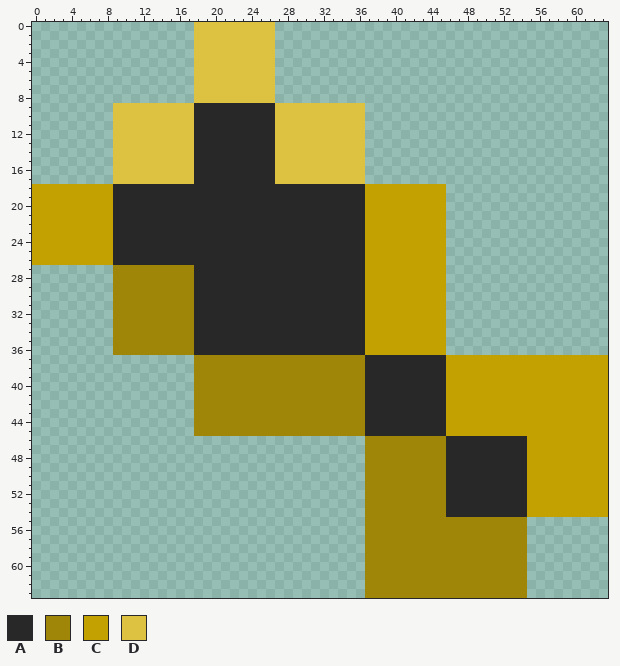
File history of a pixel-art sprite, assets/jmmf/textures/nutritionbook/full_saturation.png. That is the earlier state.
The file is 64x64 pixels.
Palette (. is transparent): A #282828  B #9f8609  C #c2a100  D #ddc241
Pixels before (only the part around the change), first column x 0:
 0 ..................DDDDDDDDD.....................................
 1 ..................DDDDDDDDD.....................................
 2 ..................DDDDDDDDD.....................................
 3 ..................DDDDDDDDD.....................................
 4 ..................DDDDDDDDD.....................................
 5 ..................DDDDDDDDD.....................................
 6 ..................DDDDDDDDD.....................................
 7 ..................DDDDDDDDD.....................................
 8 ..................DDDDDDDDD.....................................
 9 .........DDDDDDDDDAAAAAAAAADDDDDDDDDD...........................
10 .........DDDDDDDDDAAAAAAAAADDDDDDDDDD...........................
11 .........DDDDDDDDDAAAAAAAAADDDDDDDDDD...........................
12 .........DDDDDDDDDAAAAAAAAADDDDDDDDDD...........................
13 .........DDDDDDDDDAAAAAAAAADDDDDDDDDD...........................
14 .........DDDDDDDDDAAAAAAAAADDDDDDDDDD...........................
15 .........DDDDDDDDDAAAAAAAAADDDDDDDDDD...........................
16 .........DDDDDDDDDAAAAAAAAADDDDDDDDDD...........................
17 .........DDDDDDDDDAAAAAAAAADDDDDDDDDD...........................
18 CCCCCCCCCAAAAAAAAAAAAAAAAAAAAAAAAAAAACCCCCCCCC..................
19 CCCCCCCCCAAAAAAAAAAAAAAAAAAAAAAAAAAAACCCCCCCCC..................
20 CCCCCCCCCAAAAAAAAAAAAAAAAAAAAAAAAAAAACCCCCCCCC..................
21 CCCCCCCCCAAAAAAAAAAAAAAAAAAAAAAAAAAAACCCCCCCCC..................
22 CCCCCCCCCAAAAAAAAAAAAAAAAAAAAAAAAAAAACCCCCCCCC..................
23 CCCCCCCCCAAAAAAAAAAAAAAAAAAAAAAAAAAAACCCCCCCCC..................
24 CCCCCCCCCAAAAAAAAAAAAAAAAAAAAAAAAAAAACCCCCCCCC..................
25 CCCCCCCCCAAAAAAAAAAAAAAAAAAAAAAAAAAAACCCCCCCCC..................
26 CCCCCCCCCAAAAAAAAAAAAAAAAAAAAAAAAAAAACCCCCCCCC..................
27 .........BBBBBBBBBAAAAAAAAAAAAAAAAAAACCCCCCCCC..................
28 .........BBBBBBBBBAAAAAAAAAAAAAAAAAAACCCCCCCCC..................
29 .........BBBBBBBBBAAAAAAAAAAAAAAAAAAACCCCCCCCC..................
30 .........BBBBBBBBBAAAAAAAAAAAAAAAAAAACCCCCCCCC..................
31 .........BBBBBBBBBAAAAAAAAAAAAAAAAAAACCCCCCCCC..................
32 .........BBBBBBBBBAAAAAAAAAAAAAAAAAAACCCCCCCCC..................
33 .........BBBBBBBBBAAAAAAAAAAAAAAAAAAACCCCCCCCC..................
34 .........BBBBBBBBBAAAAAAAAAAAAAAAAAAACCCCCCCCC..................
35 .........BBBBBBBBBAAAAAAAAAAAAAAAAAAACCCCCCCCC..................
36 .........BBBBBBBBBAAAAAAAAAAAAAAAAAAACCCCCCCCC..................
37 ..................BBBBBBBBBBBBBBBBBBBAAAAAAAAACCCCCCCCCCCCCCCCCC
38 ..................BBBBBBBBBBBBBBBBBBBAAAAAAAAACCCCCCCCCCCCCCCCCC
39 ..................BBBBBBBBBBBBBBBBBBBAAAAAAAAACCCCCCCCCCCCCCCCCC
40 ..................BBBBBBBBBBBBBBBBBBBAAAAAAAAACCCCCCCCCCCCCCCCCC
41 ..................BBBBBBBBBBBBBBBBBBBAAAAAAAAACCCCCCCCCCCCCCCCCC
42 ..................BBBBBBBBBBBBBBBBBBBAAAAAAAAACCCCCCCCCCCCCCCCCC
43 ..................BBBBBBBBBBBBBBBBBBBAAAAAAAAACCCCCCCCCCCCCCCCCC
44 ..................BBBBBBBBBBBBBBBBBBBAAAAAAAAACCCCCCCCCCCCCCCCCC
45 ..................BBBBBBBBBBBBBBBBBBBAAAAAAAAACCCCCCCCCCCCCCCCCC
46 .....................................BBBBBBBBBAAAAAAAAACCCCCCCCC
47 .....................................BBBBBBBBBAAAAAAAAACCCCCCCCC
48 .....................................BBBBBBBBBAAAAAAAAACCCCCCCCC
49 .....................................BBBBBBBBBAAAAAAAAACCCCCCCCC
50 .....................................BBBBBBBBBAAAAAAAAACCCCCCCCC
51 .....................................BBBBBBBBBAAAAAAAAACCCCCCCCC
52 .....................................BBBBBBBBBAAAAAAAAACCCCCCCCC
53 .....................................BBBBBBBBBAAAAAAAAACCCCCCCCC
54 .....................................BBBBBBBBBAAAAAAAAACCCCCCCCC
55 .....................................BBBBBBBBBBBBBBBBBB.........
56 .....................................BBBBBBBBBBBBBBBBBB.........
57 .....................................BBBBBBBBBBBBBBBBBB.........
58 .....................................BBBBBBBBBBBBBBBBBB.........
59 .....................................BBBBBBBBBBBBBBBBBB.........
60 .....................................BBBBBBBBBBBBBBBBBB.........
61 .....................................BBBBBBBBBBBBBBBBBB.........
62 .....................................BBBBBBBBBBBBBBBBBB.........
63 .....................................BBBBBBBBBBBBBBBBBB.........
Once edited:
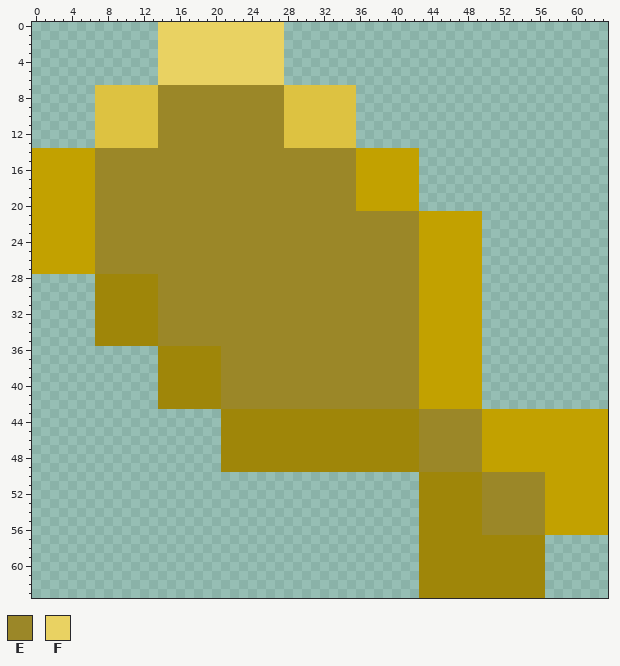
Colours new in this view: E #9b8728  F #e9d262
Edits made:
Changed rows in their new state; - is an unchanged pixel.
first column x 0:
 0 --------------FFFFFFFFFFFFFF------------------------------------
 1 --------------FFFFFFFFFFFFFF------------------------------------
 2 --------------FFFFFFFFFFFFFF------------------------------------
 3 --------------FFFFFFFFFFFFFF------------------------------------
 4 --------------FFFFFFFFFFFFFF------------------------------------
 5 --------------FFFFFFFFFFFFFF------------------------------------
 6 --------------FFFFFFFFFFFFFF------------------------------------
 7 -------DDDDDDDEEEEEEEEEEEEEEDDDDDDDD----------------------------
 8 -------DDDDDDDEEEEEEEEEEEEEEDDDDDDDD----------------------------
 9 -------DD-----EEEEEEEEEEEEEE--------.---------------------------
10 -------DD-----EEEEEEEEEEEEEE--------.---------------------------
11 -------DD-----EEEEEEEEEEEEEE--------.---------------------------
12 -------DD-----EEEEEEEEEEEEEE--------.---------------------------
13 -------DD-----EEEEEEEEEEEEEE--------.---------------------------
14 CCCCCCCEEEEEEEEEEEEEEEEEEEEEEEEEEEEECCCCCCC---------------------
15 CCCCCCCEEEEEEEEEEEEEEEEEEEEEEEEEEEEECCCCCCC---------------------
16 CCCCCCCEEEEEEEEEEEEEEEEEEEEEEEEEEEEECCCCCCC---------------------
17 CCCCCCCEEEEEEEEEEEEEEEEEEEEEEEEEEEEECCCCCCC---------------------
18 -------EEEEEEEEEEEEEEEEEEEEEEEEEEEEEC------...------------------
19 -------EEEEEEEEEEEEEEEEEEEEEEEEEEEEEC------...------------------
20 -------EEEEEEEEEEEEEEEEEEEEEEEEEEEEEC------...------------------
21 -------EEEEEEEEEEEEEEEEEEEEEEEEEEEEEEEEEEEE---CCCC--------------
22 -------EEEEEEEEEEEEEEEEEEEEEEEEEEEEEEEEEEEE---CCCC--------------
23 -------EEEEEEEEEEEEEEEEEEEEEEEEEEEEEEEEEEEE---CCCC--------------
24 -------EEEEEEEEEEEEEEEEEEEEEEEEEEEEEEEEEEEE---CCCC--------------
25 -------EEEEEEEEEEEEEEEEEEEEEEEEEEEEEEEEEEEE---CCCC--------------
26 -------EEEEEEEEEEEEEEEEEEEEEEEEEEEEEEEEEEEE---CCCC--------------
27 CCCCCCCEEEEEEEEEEEEEEEEEEEEEEEEEEEEEEEEEEEE---CCCC--------------
28 -------BB-----EEEEEEEEEEEEEEEEEEEEEEEEEEEEE---CCCC--------------
29 -------BB-----EEEEEEEEEEEEEEEEEEEEEEEEEEEEE---CCCC--------------
30 -------BB-----EEEEEEEEEEEEEEEEEEEEEEEEEEEEE---CCCC--------------
31 -------BB-----EEEEEEEEEEEEEEEEEEEEEEEEEEEEE---CCCC--------------
32 -------BB-----EEEEEEEEEEEEEEEEEEEEEEEEEEEEE---CCCC--------------
33 -------BB-----EEEEEEEEEEEEEEEEEEEEEEEEEEEEE---CCCC--------------
34 -------BB-----EEEEEEEEEEEEEEEEEEEEEEEEEEEEE---CCCC--------------
35 -------BB-----EEEEEEEEEEEEEEEEEEEEEEEEEEEEE---CCCC--------------
36 ---------.....----BBBEEEEEEEEEEEEEEEEEEEEEE---CCCC--------------
37 --------------BBBB---EEEEEEEEEEEEEEEEEEEEEECCC----..............
38 --------------BBBB---EEEEEEEEEEEEEEEEEEEEEECCC----..............
39 --------------BBBB---EEEEEEEEEEEEEEEEEEEEEECCC----..............
40 --------------BBBB---EEEEEEEEEEEEEEEEEEEEEECCC----..............
41 --------------BBBB---EEEEEEEEEEEEEEEEEEEEEECCC----..............
42 --------------BBBB---EEEEEEEEEEEEEEEEEEEEEECCC----..............
43 ------------------...----------------BBBBBBEEEEEEE--------------
44 ------------------...----------------BBBBBBEEEEEEE--------------
45 ------------------...----------------BBBBBBEEEEEEE--------------
46 ---------------------BBBBBBBBBBBBBBBB------EEEEEEECCCCC---------
47 ---------------------BBBBBBBBBBBBBBBB------EEEEEEECCCCC---------
48 ---------------------BBBBBBBBBBBBBBBB------EEEEEEECCCCC---------
49 ---------------------BBBBBBBBBBBBBBBB------EEEEEEECCCCC---------
50 -------------------------------------......---BBBBEEEEEEE-------
51 -------------------------------------......---BBBBEEEEEEE-------
52 -------------------------------------......---BBBBEEEEEEE-------
53 -------------------------------------......---BBBBEEEEEEE-------
54 -------------------------------------......---BBBBEEEEEEE-------
55 -------------------------------------......-------EEEEEEECCCCCCC
56 -------------------------------------......-------EEEEEEECCCCCCC
57 -------------------------------------......------------BB-------
58 -------------------------------------......------------BB-------
59 -------------------------------------......------------BB-------
60 -------------------------------------......------------BB-------
61 -------------------------------------......------------BB-------
62 -------------------------------------......------------BB-------
63 -------------------------------------......------------BB-------
Pixel boxes of the changes (left, top, right, bottom) in both pictures:
changed: (32, 22, 608, 598)
